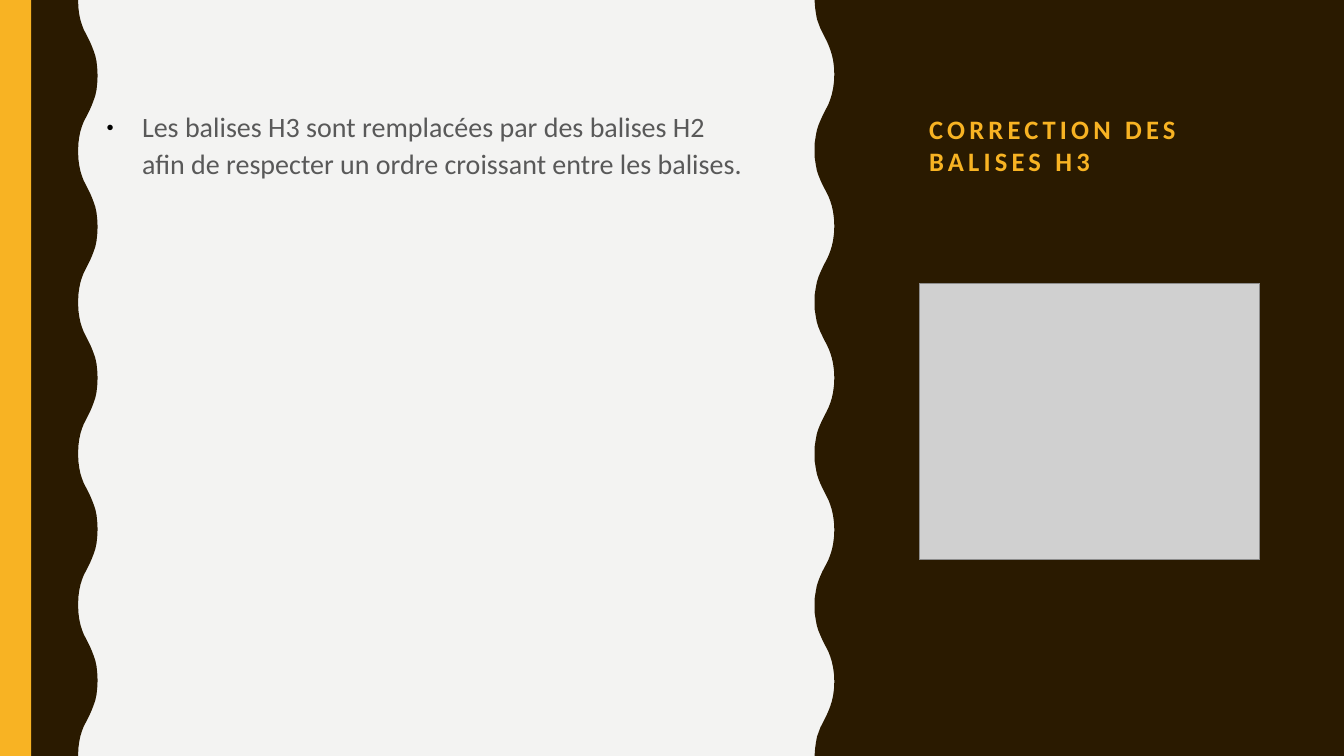
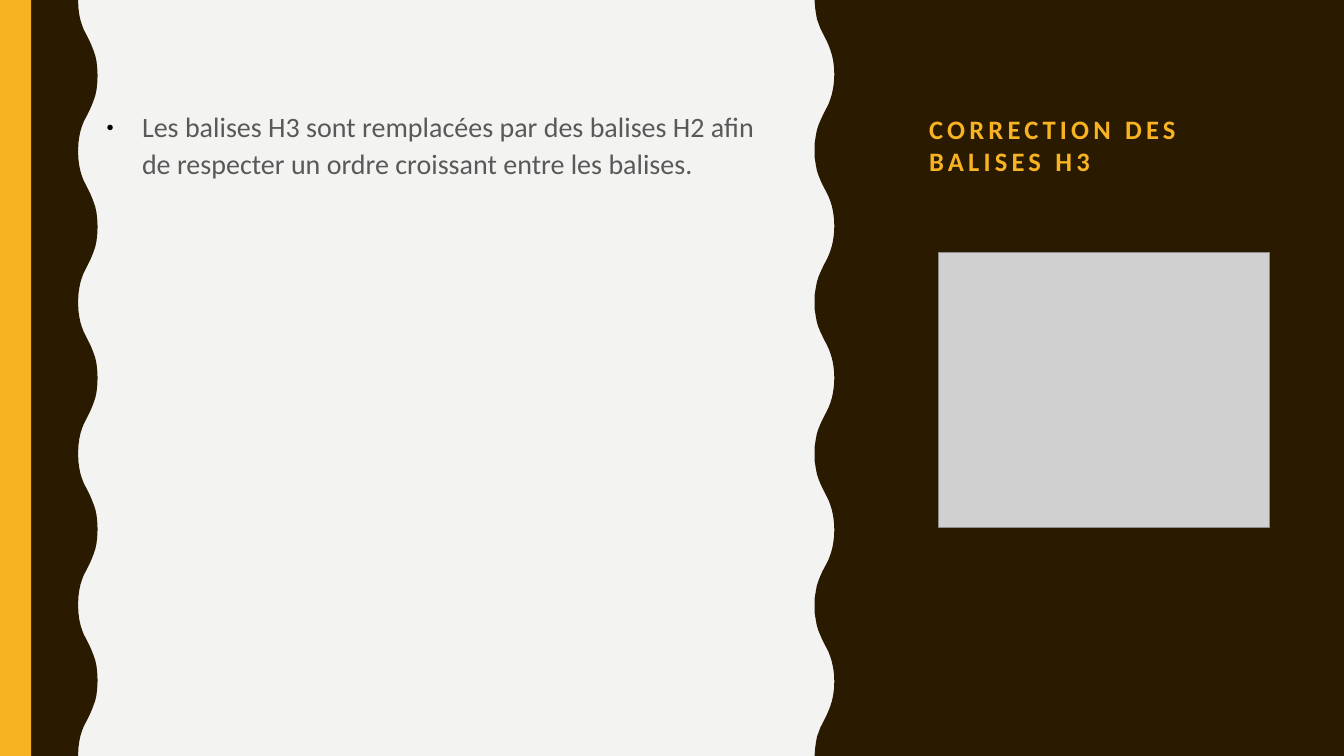
Before and after one commit to Fibre44/DENISNicolas_4_09112021, a slide deck: slide 14 of Soutenance/Soutenance.odp (slide 16 before the commit). Drawn at 1344x756 pixels with LibreOffice and Linux fonts; fonts in the diff are those of the drawing; grey boxes stand for pictures. Boxes give left, top, right and bottom in pixels: in the first picture for what was removed or moved away, otherwise in the second. Text is boxed around its words. In the diff, an @@ line names an element or a change of style, - is before the commit and + after.

Commit message:
Correction pour validation W3C HTML + CSS

```diff
--- a/Soutenance/Soutenance.odp
+++ b/Soutenance/Soutenance.odp
@@ text "Les balises H3 sont remplacées ..." rewrapped from bbox=[142, 117, 742, 179] to bbox=[142, 117, 754, 179] @@
@@ picture: place and size @@
-picture at bbox=[920, 283, 1260, 560]
+picture at bbox=[939, 252, 1270, 527]
```
Also in this commit, not shown: 1 other slide changed, 5 other files.
